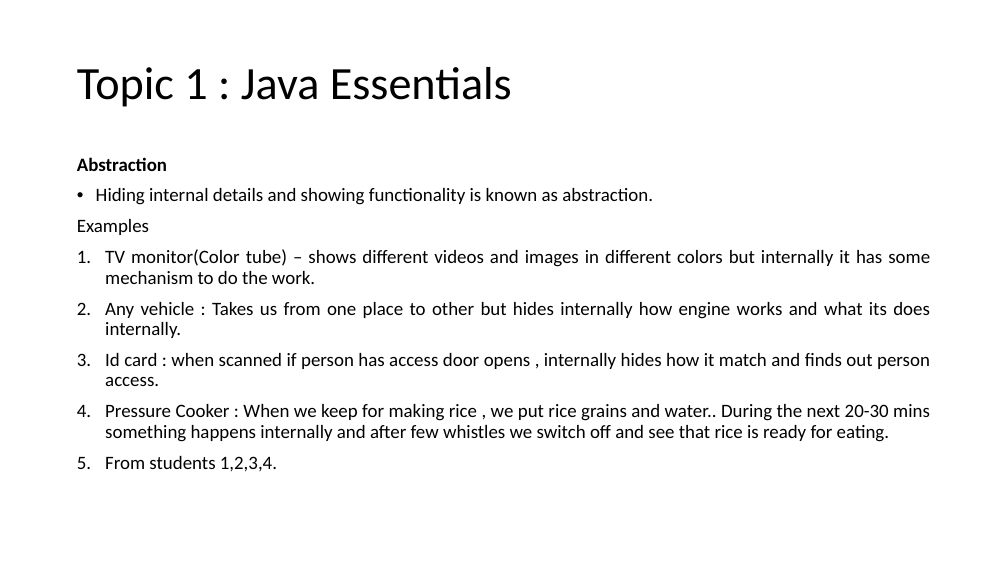
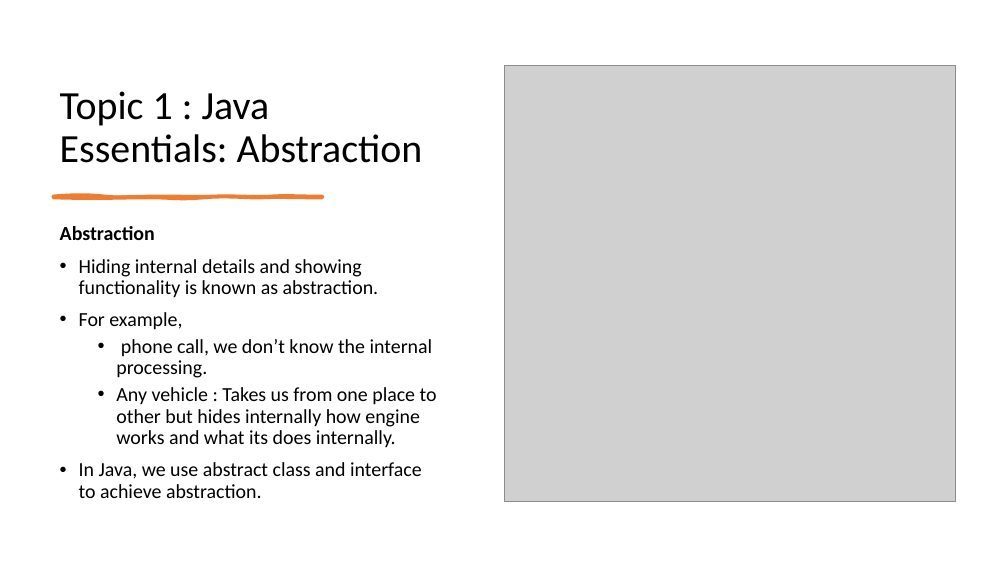
Before and after one commit to spoorthiempowher/Empowher-Curriculum, a slide deck: slide 7 of Java/EmpowHER-All weeks.pptx (slide 6 before the commit). Drawn at 1008x567 pixels with LibreOffice and Linux fonts; fonts in the diff are those of the drawing; grey boxes stand for pictures. Boxes give left, top, right and bottom in pixels: in the first picture for what was removed or moved away, otherwise in the second. Text is boxed around its words. In the diff, an @@ line names an element or a change of style, - is before the commit and + after.

```diff
--- a/Java/EmpowHER-All weeks.pptx
+++ b/Java/EmpowHER-All weeks.pptx
@@ title "Topic 1 : Java Essentials: ..." at box(60, 91, 423, 163): vertical alignment middle to bottom @@
@@ picture added at box(504, 66, 956, 501) @@
@@ title at box(60, 91, 423, 163): text changed; size 44 to 38 pt @@
-Topic 1 : Java Essentials
+Topic 1 : Java Essentials: Abstraction
@@ text removed at box(77, 157, 930, 472) @@
-Abstraction
-• Hiding internal details and showing functionality is known as abstraction.
-Examples
-1. TV monitor(Color tube) – shows different videos and images in different colors but internally it has some mechanism to do the work.
-2. Any vehicle : Takes us from one place to other but hides internally how engine works and what its does internally.
-3. Id card : when scanned if person has access door opens , internally hides how it match and finds out person access.
-4. Pressure Cooker : When we keep for making rice , we put rice grains and water.. During the next 20-30 mins something happens internally and after few whistles we switch off and see that rice is ready for eating.
-5. From students 1,2,3,4.
@@ freeform shape added at box(53, 197, 322, 198), fill #ED7D31, outline #ED7D31 3 pt @@
@@ text added at box(60, 226, 437, 498), 19 pt, text #000000 @@
+Abstraction
+• Hiding internal details and showing functionality is known as abstraction.
+• For example,
+  • phone call, we don’t know the internal processing.
+  • Any vehicle : Takes us from one place to other but hides internally how engine works and what its does internally.
+• In Java, we use abstract class and interface to achieve abstraction.
```
Also in this commit, not shown: 12 other slides changed, 21 slides added, 8 slides removed, 1 other file.
